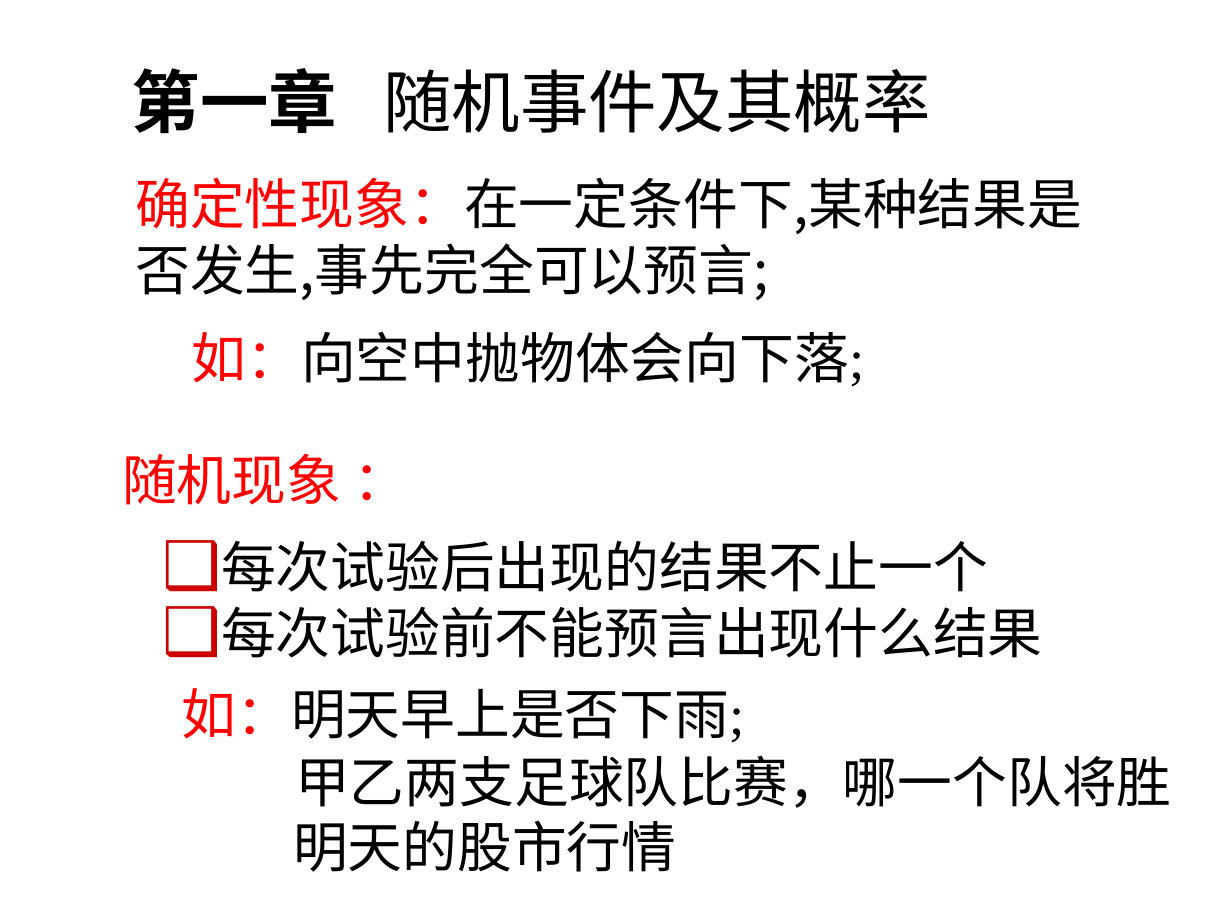
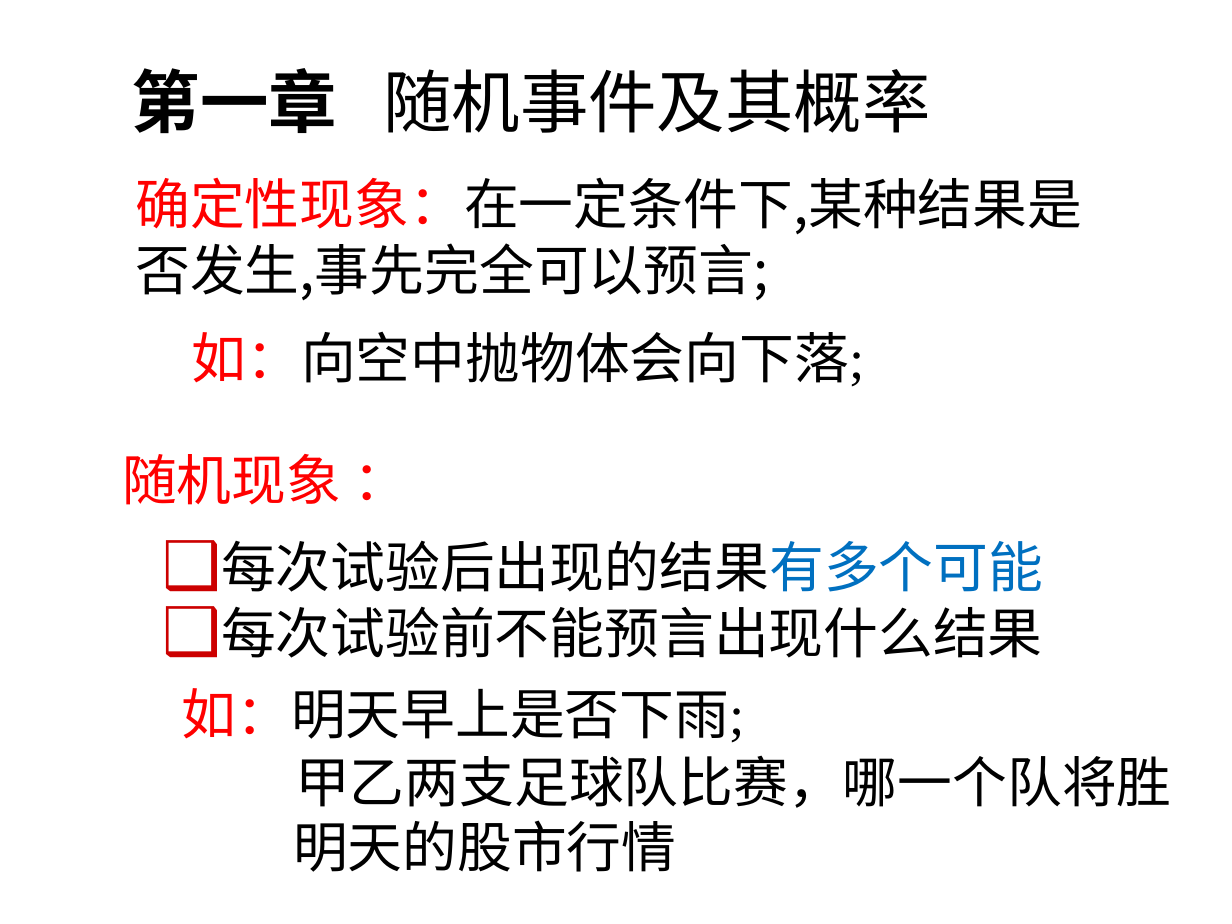
Before and after one commit to scistats/scistats.github.io, a slide deck: slide 8 of ppts/probability/01.1.ppt. Drawn at 1232x924 pixels with LibreOffice and Linux fonts; fonts in the diff are those of the drawing. Boxes give left, top, right and bottom in pixels: in the first picture for what was removed or moved away, otherwise in the second. Text is boxed around its words. In the diff, an @@ line names an element or a change of style, - is before the commit and + after.

```diff
--- a/ppts/probability/01.1.ppt
+++ b/ppts/probability/01.1.ppt
@@ text at (221, 540, 1043, 592): text changed @@
-❑ 每次试验后出现的结果不止一个
+❑ 每次试验后出现的结果有多个可能
```
Also in this commit, not shown: 8 other slides changed, 1 other file.
